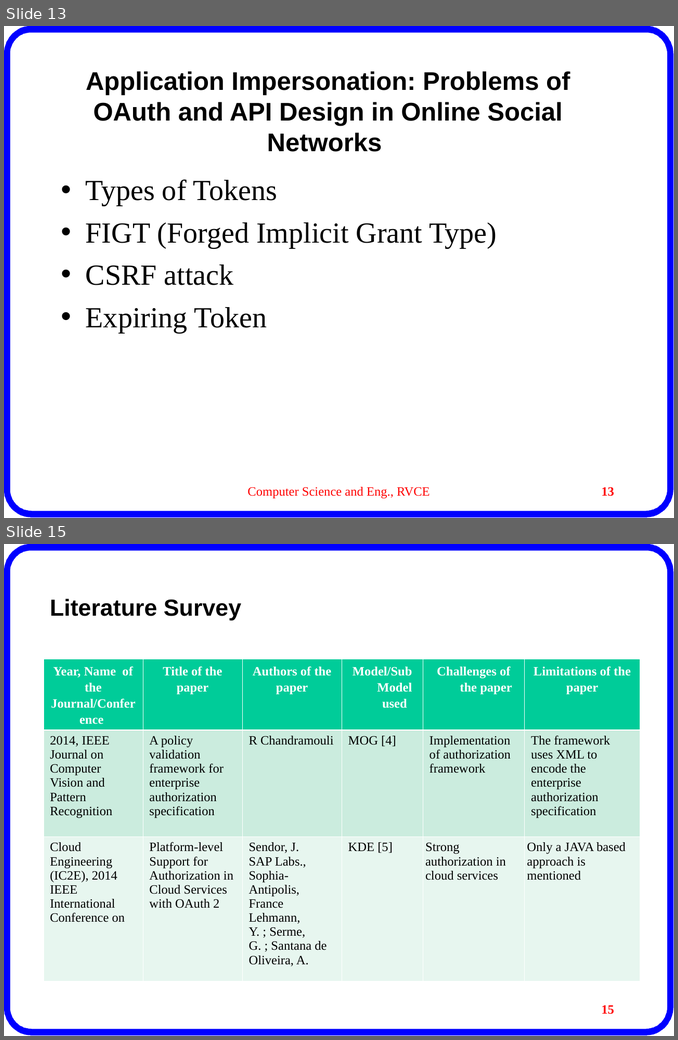
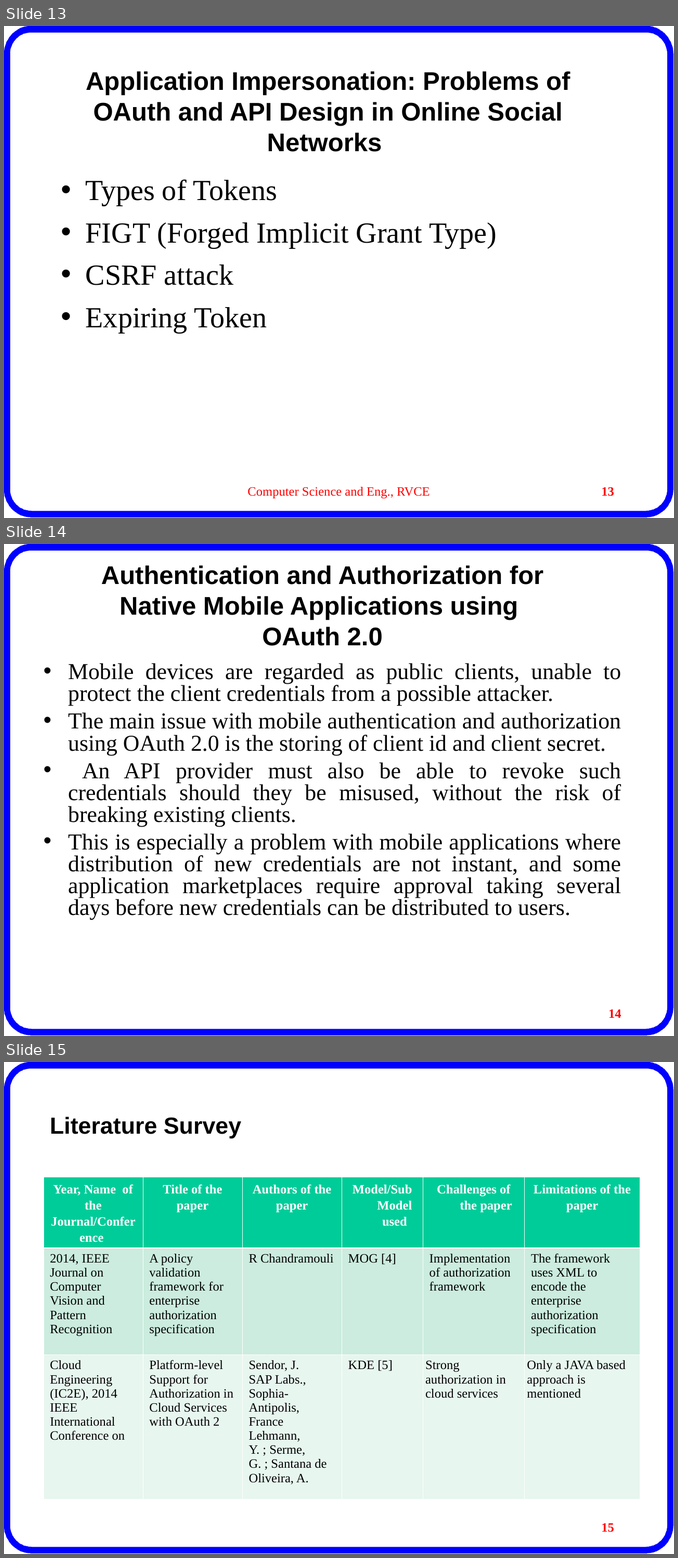
Before and after one commit to paree0510/majorproject, a slide deck: 2nd phase.ppt. Shown one above the other, each under a label of ours: slides 13 and 15 before the commit, slides 13, 14 and 15 after it; the slides between them are not shown. The pictures are 678x1040 and 678x1558 pixels, drawn with LibreOffice and Linux fonts; fonts in the diff are those of the drawing; background and template pictures are left out. Boxes give left, top, right and bottom in pixels: in the first picture for what was removed or moved away, otherwise in the second. Text is boxed around its words. In the diff, an @@ line names an element or a change of style, - is before the commit and + after.

```diff
--- a/2nd phase.ppt
+++ b/2nd phase.ppt
@@ slide 14 added at [4,544,674,1036], background #FFFFFF; not listed: 1 template element that a slide beside it also shows @@
@@ title added at [101,565,543,646], 28 pt, text #000000, bold @@
+Authentication and Authorization for Native Mobile Applications using
+OAuth 2.0
@@ text added at [68,663,621,920], 25 pt, text #000000 @@
+• Mobile devices are regarded as public clients, unable to protect the client credentials from a possible attacker.
+• The main issue with mobile authentication and authorization using OAuth 2.0 is the storing of client id and client secret.
+• An API provider must also be able to revoke such credentials should they be misused, without the risk of breaking existing clients.
+• This is especially a problem with mobile applications where distribution of new credentials are not instant, and some application marketplaces require approval taking several days before new credentials can be distributed to users.
@@ page number added at [608,1009,621,1018], 14 pt, text #FF0000, bold @@
+14
```
Also in this commit, not shown: 1 slide removed, 1 other file.
